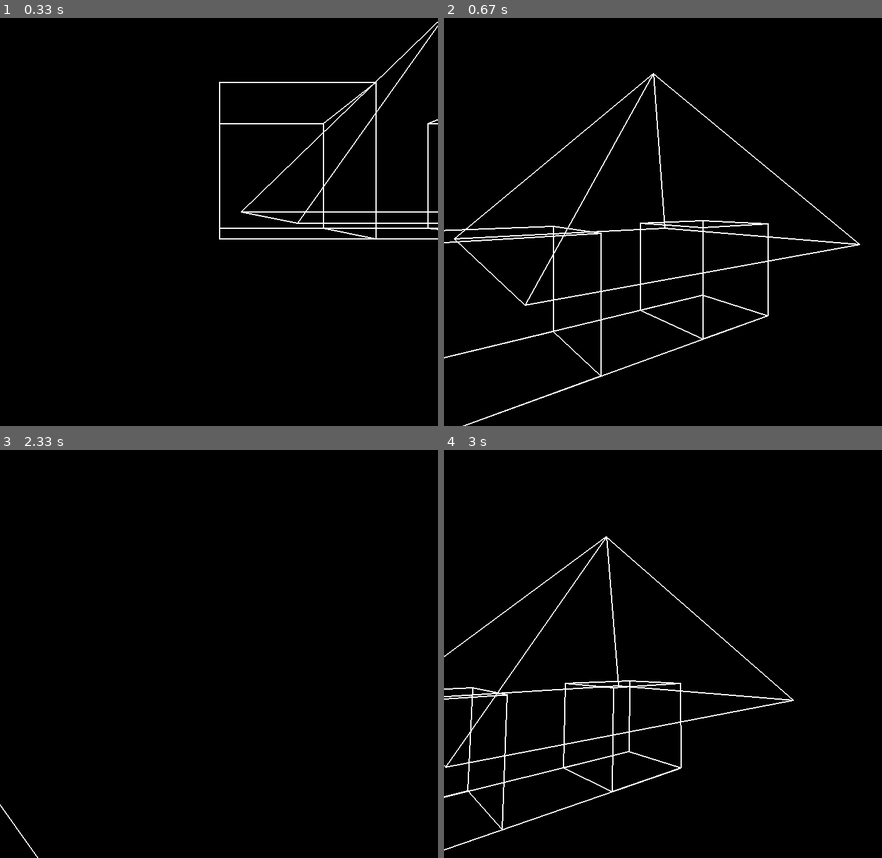
Above: before the commit, frames 1-4 (two rows, left to right).
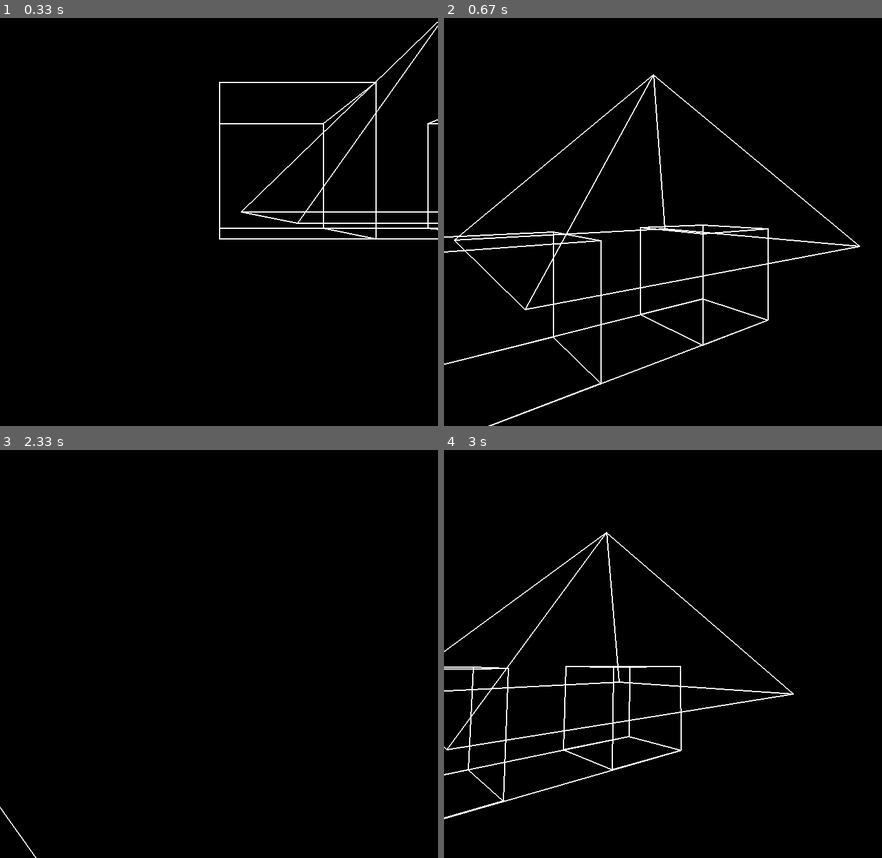
Above: after the commit, the same moments.

Repository: Anthony-Gambale/Pygame-3D
Game: pygame game, started from exmaple.py
Same seed, same stepped clock (60 frames per second), same inputs: the game is played once before the commit and once after it.
Inputs:
- Up to frame 1 (0.33 s): no input
- Up to frame 2 (0.67 s): hold Space from 0.33 s (still down); hold Right from 0.33 s (still down)
- Up to frame 3 (2.33 s): release Space at 0.8 s; release Right at 0.8 s; hold Right 0.83-1.3 s; hold D 0.83-1.3 s; tap Space at 0.9, 1.2, 1.4, 2.23 s; hold Up 1.33-1.63 s; hold W 1.33-1.63 s; hold Left from 2.17 s (still down); hold A from 2.17 s (still down)
- Up to frame 4 (3 s): tap Space at 2.53, 2.8 s; release Left at 2.7 s; release A at 2.7 s; hold Down from 2.73 s (still down); hold S from 2.73 s (still down)

Frame 1 is identical in both runs. In frame 2, 3.6% of the frame differs, in the area x 0-95%, y 13-100%; in frame 3, less than 0.1%; in frame 4, 3.3%.

Commit message:
name changes

Diff:
--- a/exmaple.py
+++ b/exmaple.py
@@ -6,9 +6,9 @@
 # initialize pygame3D scene and models
 pygame.init()
 scene = pygame3D.Scene(700, 700, True) # new scene
-cube_model = pygame3D.read_model("models/cube_model.txt")
-plane_model = pygame3D.read_model("models/plane_model.txt")
-pyramid_model = pygame3D.read_model("models/big_pyramid.txt")
+cube_model = pygame3D.read_model("example_3D_models/cube_model.txt")
+plane_model = pygame3D.read_model("example_3D_models/plane_model.txt")
+pyramid_model = pygame3D.read_model("example_3D_models/big_pyramid.txt")
 scene.add_shape(pyramid_model, pygame3D.Vec3([100,0,400]))
 scene.add_shape(cube_model)
 scene.add_shape(cube_model.clone(), pygame3D.Vec3([200, 0, 0]))
--- a/pygame3D/camera.py
+++ b/pygame3D/camera.py
@@ -31,7 +31,7 @@
 
     def apply_gravity(self):
         if self.gravity:
-            self.fallspeed += 0.06
+            self.fallspeed += 0.08
             if self.c.elems[1] - self.fallspeed <= self.height: self.c.elems[1] = self.height
             else: self.move_down(self.fallspeed)
 
@@ -62,7 +62,7 @@
             if not self.gravity: self.move_down(v_mov)
         if keys[pygame.K_SPACE]:
             if self.gravity:
-                if self.c.elems[1] == self.height: self.fallspeed = -4
+                if self.c.elems[1] == self.height: self.fallspeed = -4.5
             else:
                 self.move_up(v_mov)
 
Renamed: models/big_pyramid.txt -> example_3D_models/big_pyramid.txt
Renamed: models/cube_model.txt -> example_3D_models/cube_model.txt
Renamed: models/plane_model.txt -> example_3D_models/plane_model.txt
